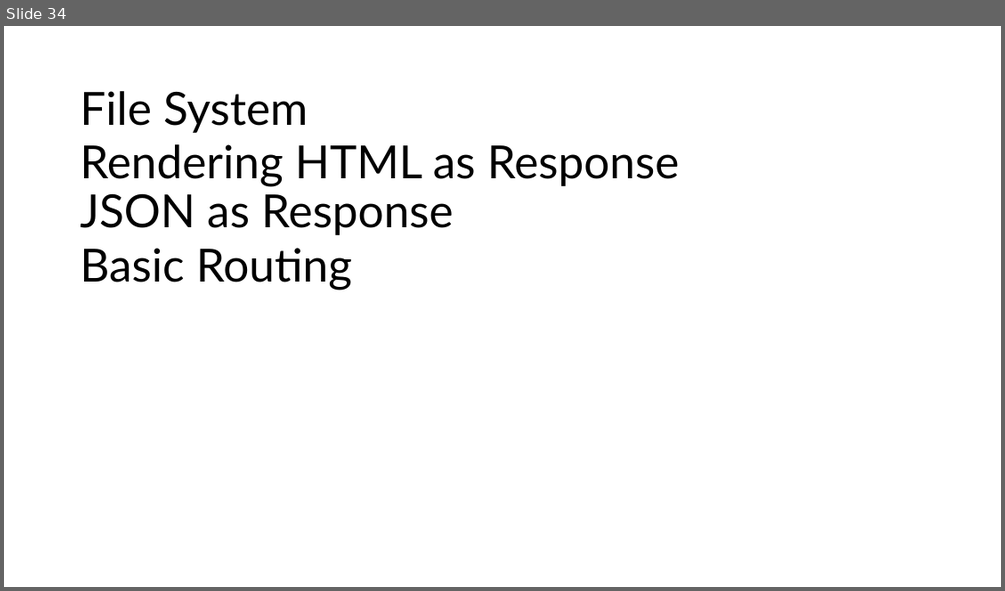
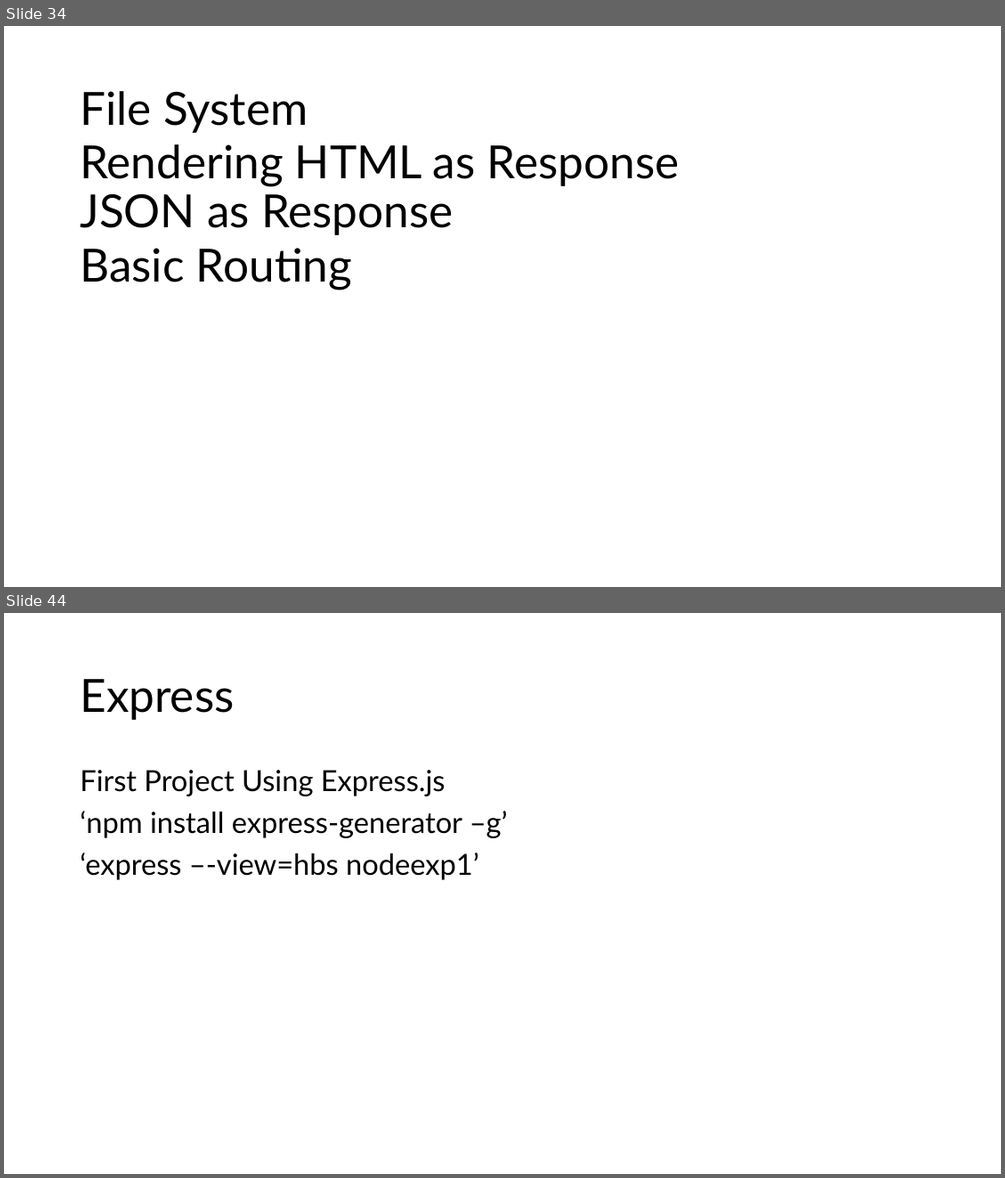
Before and after one commit to PiyushChaturvedii/Batch05, a slide deck: node/Nodejs.pptx. Shown one above the other, each under a label of ours: slide 34 before the commit, slides 34 and 44 after it; the slides between them are not shown. The pictures are 1005x591 and 1005x1178 pixels, drawn with LibreOffice and Linux fonts; fonts in the diff are those of the drawing. Boxes give left, top, right and bottom in pixels: in the first picture for what was removed or moved away, otherwise in the second. Text is boxed around its words. In the diff, an @@ line names an element or a change of style, - is before the commit and + after.

```diff
--- a/node/Nodejs.pptx
+++ b/node/Nodejs.pptx
@@ slide 44 added at (4,613,1001,1174), background #FFFFFF @@
@@ title added at (80,679,234,720), 44 pt, text #000000 @@
+Express
@@ text added at (80,770,508,880), 28 pt, text #000000 @@
+First Project Using Express.js
+‘npm install express-generator –g’
+‘express –-view=hbs nodeexp1’
```
Also in this commit, not shown: 9 other slides added, 27 other files.
